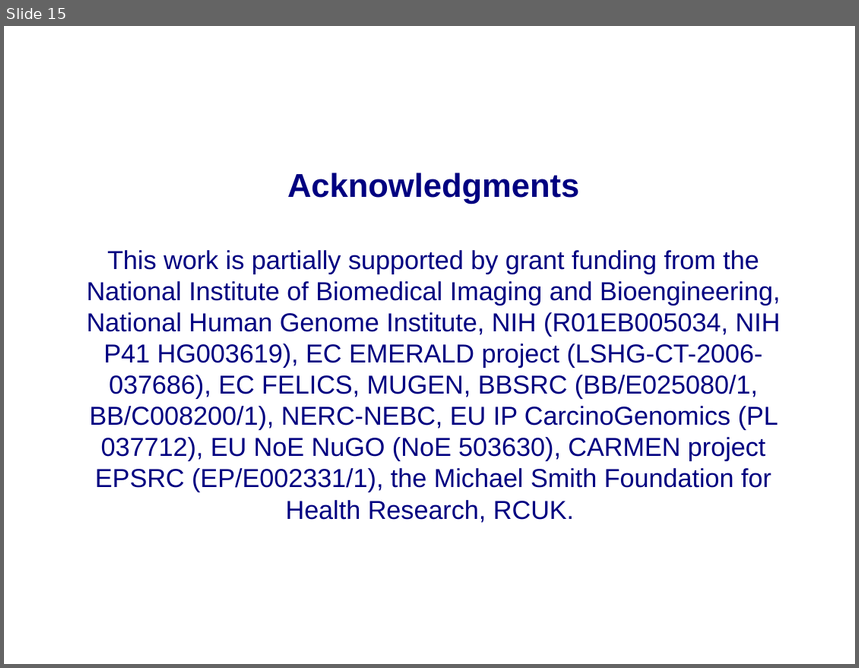
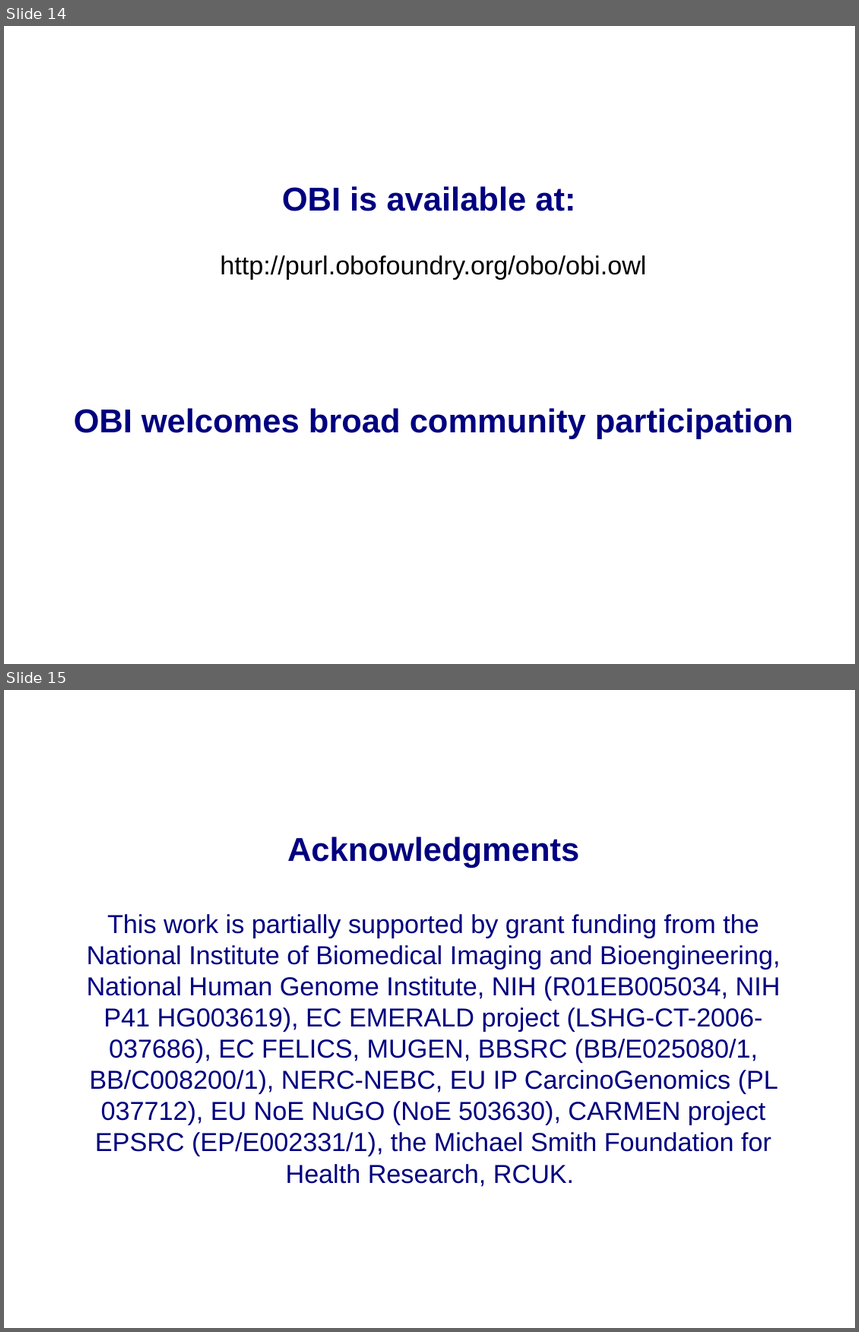
Before and after one commit to obi-ontology/obi-legacy-svn, a slide deck: trunk/docs/papers/ISMB_2009/OBI-SIG.ppt. Shown one above the other, each under a label of ours: slide 15 before the commit, slides 14 and 15 after it. The pictures are 859x668 and 859x1332 pixels, drawn with LibreOffice and Linux fonts; fonts in the diff are those of the drawing; background and template pictures are left out. Boxes give left, top, right and bottom in pixels: in the first picture for what was removed or moved away, otherwise in the second. Text is boxed around its words. In the diff, an @@ line names an element or a change of style, - is before the commit and + after.

```diff
--- a/trunk/docs/papers/ISMB_2009/OBI-SIG.ppt
+++ b/trunk/docs/papers/ISMB_2009/OBI-SIG.ppt
@@ slide 14 added at (x1=4, y1=26, x2=855, y2=664), background picture (left out) @@
@@ text added at (x1=74, y1=186, x2=794, y2=439), 28 pt, text #000080, bold @@
+OBI is available at:
+http://purl.obofoundry.org/obo/obi.owl
+OBI welcomes broad community participation
```
Also in this commit, not shown: 4 slides changed, 3 other slides added, 4 slides removed.
